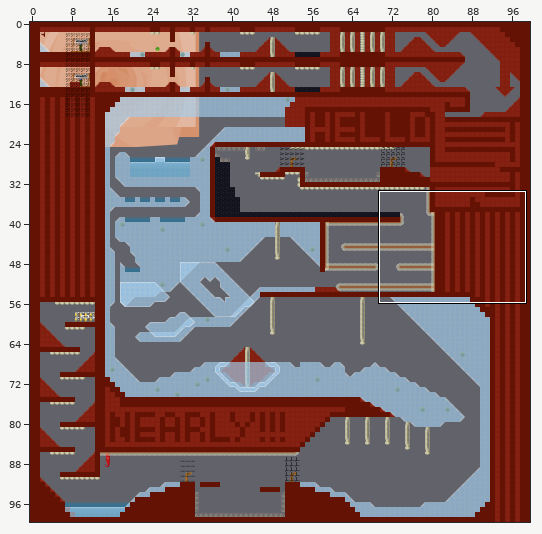
An edit to a level. Tiled map, data/assets/simple_race.tmx. Above: a wide view before the commit, with the close-up outlined.
Close-up. Before the commit:
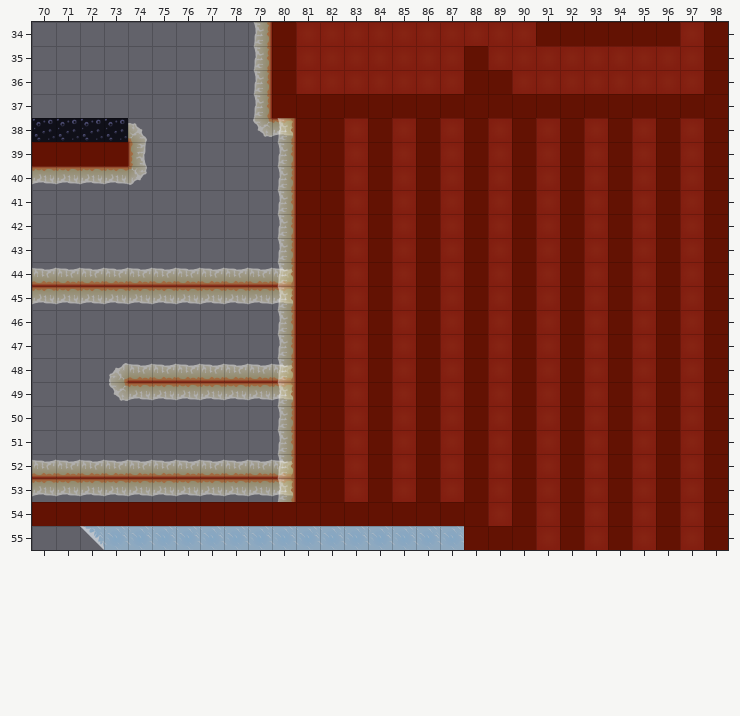
Cells are 64x64 px. Shown: x 70..98, y 34..55. The commit also changed other parts of the map, which this record leaves out.
And afterwards:
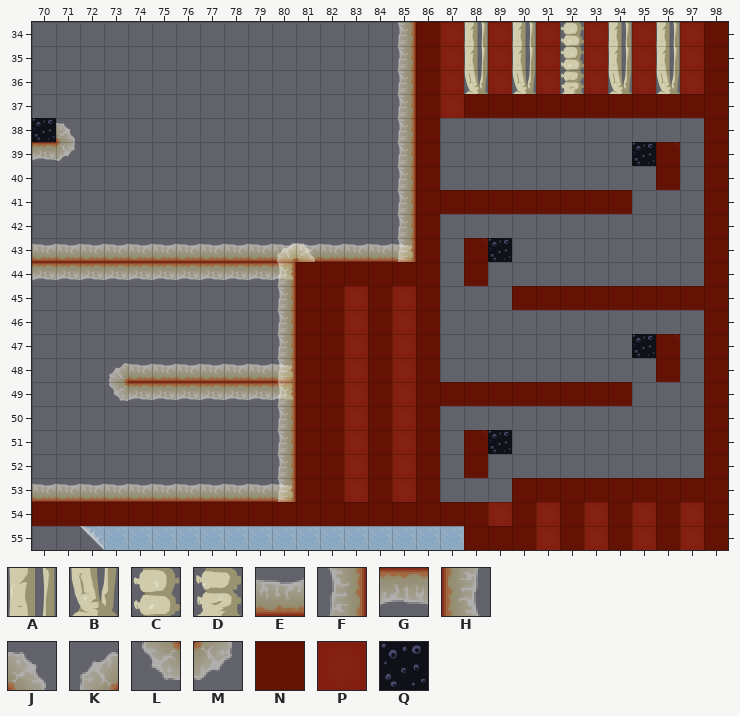
Key: from "TileBone2": A 4, B 12; from "TileBoneSpine": C 4, D 8; from "TileBounce": E 0 "NonEdibleEdge", F 1, G 2, H 3, J 4 "NonEdibleSlope", K 5, L 6, M 7; from "TileHard": N 0 "NonEdible"; from "TileMeatSolid1": P 0 "Block"; from "TileTar": Q 0 "Block".
_ is an empty cell.
See-through tiles are keyed as they look on the map.
Edits made:
Layer "Level":
Tile A replaces tile N in row 34 at x 94 and 96; in row 35 at x 88.
Tile A replaces tile P in row 34 at x 88 and 90; in row 35 at x 90, 94 and 96.
Tile B replaces tile N in row 36 at x 88.
Tile B replaces tile P in row 36 at x 90, 94 and 96.
Tile C replaces tile N in row 34 at x 92.
Tile C replaces tile P in row 35 at x 92.
Tile D replaces tile P in row 36 at x 92.
Tile E replaces tile F in row 43 at x 80.
Tile E replaces tile G in row 53 at x 70 to 80.
Tile E replaces tile N in row 43 at x 81 to 82 and 84.
Tile E replaces tile P in row 43 at x 83 and 85.
Tile E is added in row 43 at x 70 to 79.
Tile F replaces tile N in row 37 at x 85.
Tile F replaces tile P in rows 34 to 36 at x 85; in rows 38 to 42 at x 85.
Tile G replaces tile E in row 44 at x 70 to 80.
Tile G replaces tile N in row 39 at x 70.
Tile J replaces tile Q in row 38 at x 71.
Tile M replaces tile N in row 39 at x 71.
Tile N replaces tile P in rows 34 to 36 at x 86; in row 41 at x 87, 89, 91 and 93; in row 44 at x 83 and 85; in row 45 at x 91, 93, 95 and 97; in row 49 at x 87, 89, 91 and 93; in row 53 at x 91, 93, 95 and 97.
Tile P replaces tile N in row 34 at x 91, 93 and 95; in row 36 at x 89; in row 37 at x 87.
Tile Q replaces tile P in row 39 at x 95; in row 43 at x 89; in row 47 at x 95; in row 51 at x 89.
Tile E is gone in row 52 at x 70 to 80.
Tile F is gone in rows 34 to 37 at x 79; in rows 39 to 42 at x 80.
Tile G is gone in row 38 at x 80; in row 40 at x 70 to 73; in row 45 at x 70 to 80.
Tile H is gone in row 39 at x 74.
Tile J is gone in row 38 at x 74.
Tile L is gone in row 38 at x 79.
Tile M is gone in row 40 at x 74.
Tile N is gone in rows 34 to 36 at x 80; in row 37 at x 80 to 84; in row 38 at x 81 to 82, 84, 88, 90, 92, 94 and 96; in row 39 at x 72 to 73, 81 to 82, 84, 88, 90, 92 and 94; in row 40 at x 81 to 82, 84, 88, 90, 92 and 94; in row 41 at x 81 to 82, 84 and 96.
Tile N is gone in row 42 at x 81 to 82, 84, 88, 90, 92, 94 and 96; in rows 43 to 44 at x 90, 92, 94 and 96; in row 45 at x 88; in row 46 at x 88, 90, 92, 94 and 96; in rows 47 to 48 at x 88, 90, 92 and 94; in row 49 at x 96.
Tile N is gone in row 50 at x 88, 90, 92, 94 and 96; in rows 51 to 52 at x 90, 92, 94 and 96; in row 53 at x 88.
Tile P is gone in rows 34 to 36 at x 81 to 84; in row 38 at x 83, 87, 89, 91, 93, 95 and 97; in row 39 at x 83, 87, 89, 91, 93 and 97; in row 40 at x 83, 87, 89, 91, 93, 95 and 97; in row 41 at x 83, 95 and 97; in row 42 at x 83, 87, 89, 91, 93, 95 and 97.
Tile P is gone in row 43 at x 87, 91, 93, 95 and 97; in row 44 at x 87, 89, 91, 93, 95 and 97; in row 45 at x 87 and 89; in row 46 at x 87, 89, 91, 93, 95 and 97; in row 47 at x 87, 89, 91, 93 and 97; in row 48 at x 87, 89, 91, 93, 95 and 97.
Tile P is gone in row 49 at x 95 and 97; in row 50 at x 87, 89, 91, 93, 95 and 97; in row 51 at x 87, 91, 93, 95 and 97; in row 52 at x 87, 89, 91, 93, 95 and 97; in row 53 at x 87 and 89.
Tile Q is gone in row 38 at x 72 to 73.
Layer "StaticForeground":
Tile F is added in row 43 at x 85.
Tile J is added in row 43 at x 81.
Tile K is added in row 43 at x 80.
Tile F is gone in row 38 at x 80.
Where, in picture pixels (left, top, right, bottom), the same in both close-ups:
changed: (32, 22, 704, 502)
